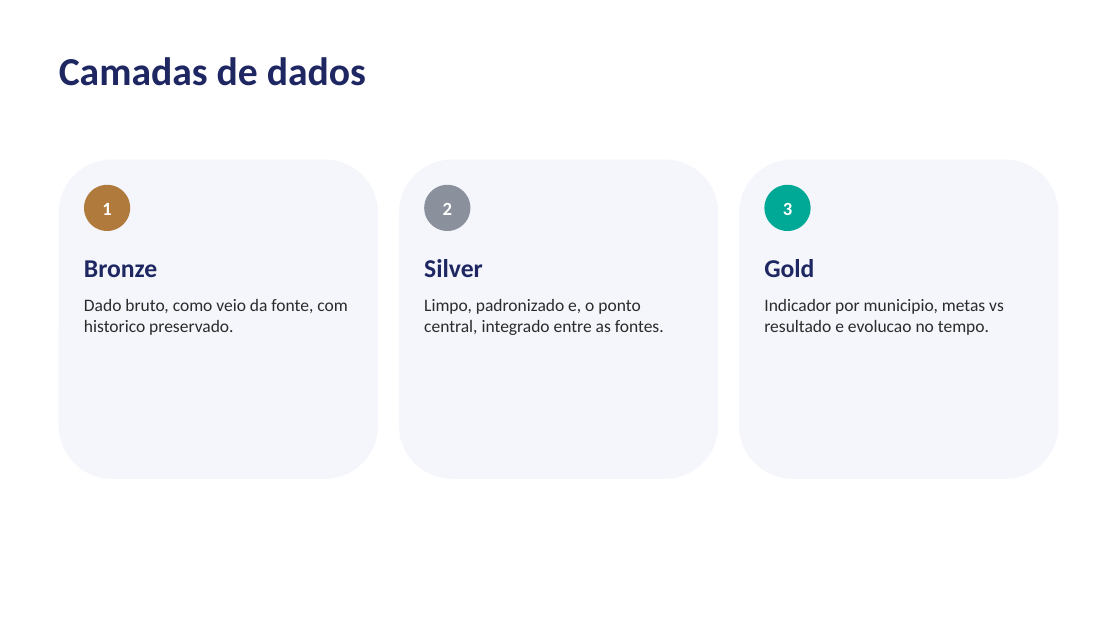
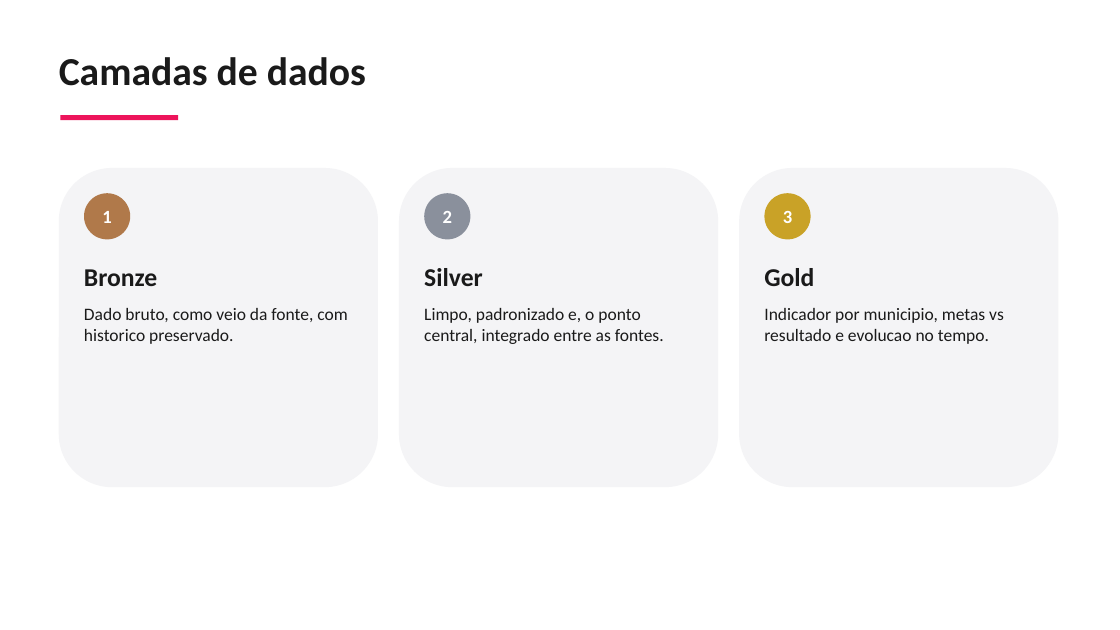
Before and after one commit to guillecosme/fiap-ai-scientist-tech-challenge-fase-02, a slide deck: slide 7 of reports/slides/pipeline_alfabetizacao_fase2.pptx. Drawn at 1120x630 pixels with LibreOffice and Linux fonts; fonts in the diff are those of the drawing. Boxes give left, top, right and bottom in pixels: in the first picture for what was removed or moved away, otherwise in the second. Text is boxed around its words. In the diff, an @@ line names an element or a change of style, - is before the commit and + after.

```diff
--- a/reports/slides/pipeline_alfabetizacao_fase2.pptx
+++ b/reports/slides/pipeline_alfabetizacao_fase2.pptx
@@ text "Camadas de dados" at (59, 57, 366, 86): text colour #1E2761 to #1A1A1A @@
@@ rectangle added at (60, 115, 178, 120), fill #ED145B @@
@@ 3 ellipses, 3 texts, 3 rounded rectangles: place and size @@
-3 ellipses, 3 texts, 3 rounded rectangles at (59, 160, 1059, 479)
+3 ellipses, 3 texts, 3 rounded rectangles at (59, 168, 1059, 487)
@@ fill #F4F6FB to #F4F4F6 in 3 elements at (59, 168, 378, 487), (399, 168, 718, 487), (739, 168, 1059, 487) @@
@@ ellipse "1" at (84, 193, 130, 239): fill #B07A3C to #B0794A @@
@@ ellipse "3" at (765, 193, 811, 239): fill #00A896 to #C9A227 @@
@@ text "Bronze" at (84, 269, 347, 344): text colour #1E2761 to #1A1A1A in "Bronze"; text colour #2B2B2B to #1A1A1A in "Dado bruto, como veio da fonte, com ..." @@
@@ text "Silver" at (424, 268, 664, 344): text colour #1E2761 to #1A1A1A in "Silver"; text colour #2B2B2B to #1A1A1A @@
@@ text "Gold" at (764, 268, 1004, 344): text colour #1E2761 to #1A1A1A in "Gold"; text colour #2B2B2B to #1A1A1A @@
```
Also in this commit, not shown: 9 other slides changed, 1 slide added, 1 slide removed.
